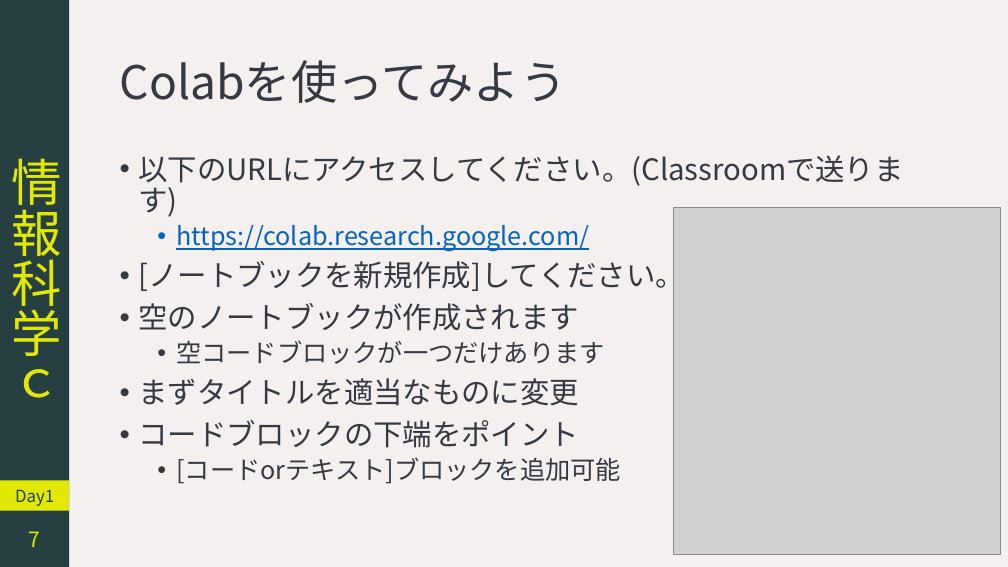
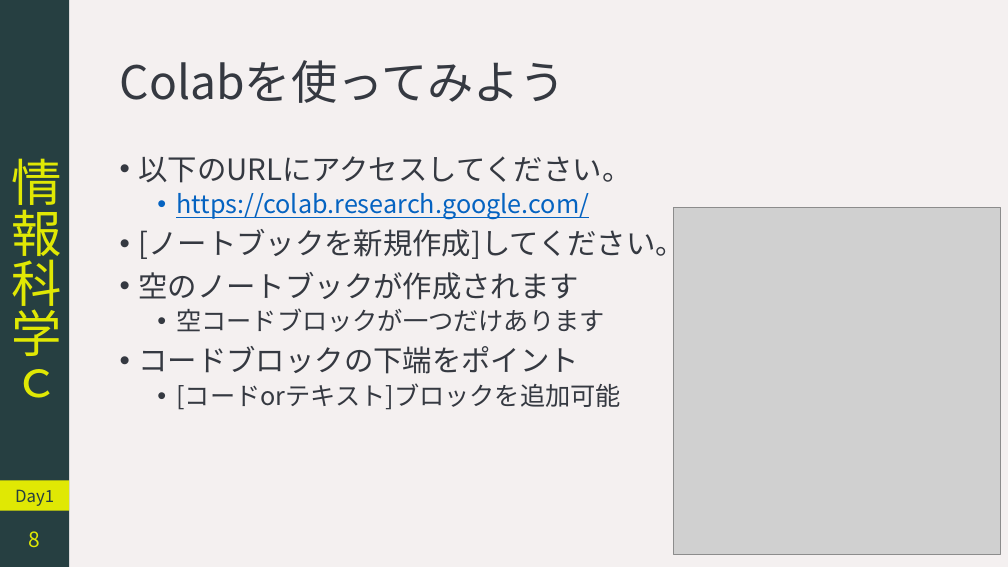
Before and after one commit to YokoyamaLab/PythonBasics, a slide deck: slide 8 of slides/computerScience_day1.pptx (slide 7 before the commit). Drawn at 1008x567 pixels with LibreOffice and Linux fonts; fonts in the diff are those of the drawing; grey boxes stand for pictures. Boxes give left, top, right and bottom in pixels: in the first picture for what was removed or moved away, otherwise in the second. Text is boxed around its words. In the diff, an @@ line names an element or a change of style, - is before the commit and + after.

```diff
--- a/slides/computerScience_day1.pptx
+++ b/slides/computerScience_day1.pptx
@@ text at bbox=[139, 156, 632, 183]: text changed @@
-• 以下のURLにアクセスしてください。(Classroomで送ります)
+• 以下のURLにアクセスしてください。
@@ text at bbox=[139, 378, 579, 406]: paragraph removed @@
-• まずタイトルを適当なものに変更
@@ page number at bbox=[29, 531, 41, 547]: text changed @@
-7
+8
```
Also in this commit, not shown: 7 other slides changed, 1 slide added.
